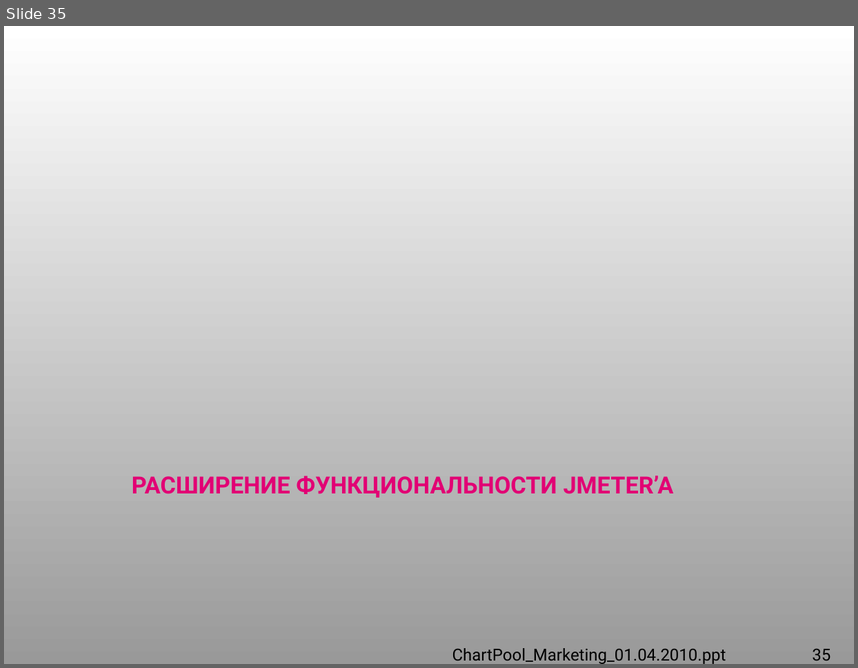
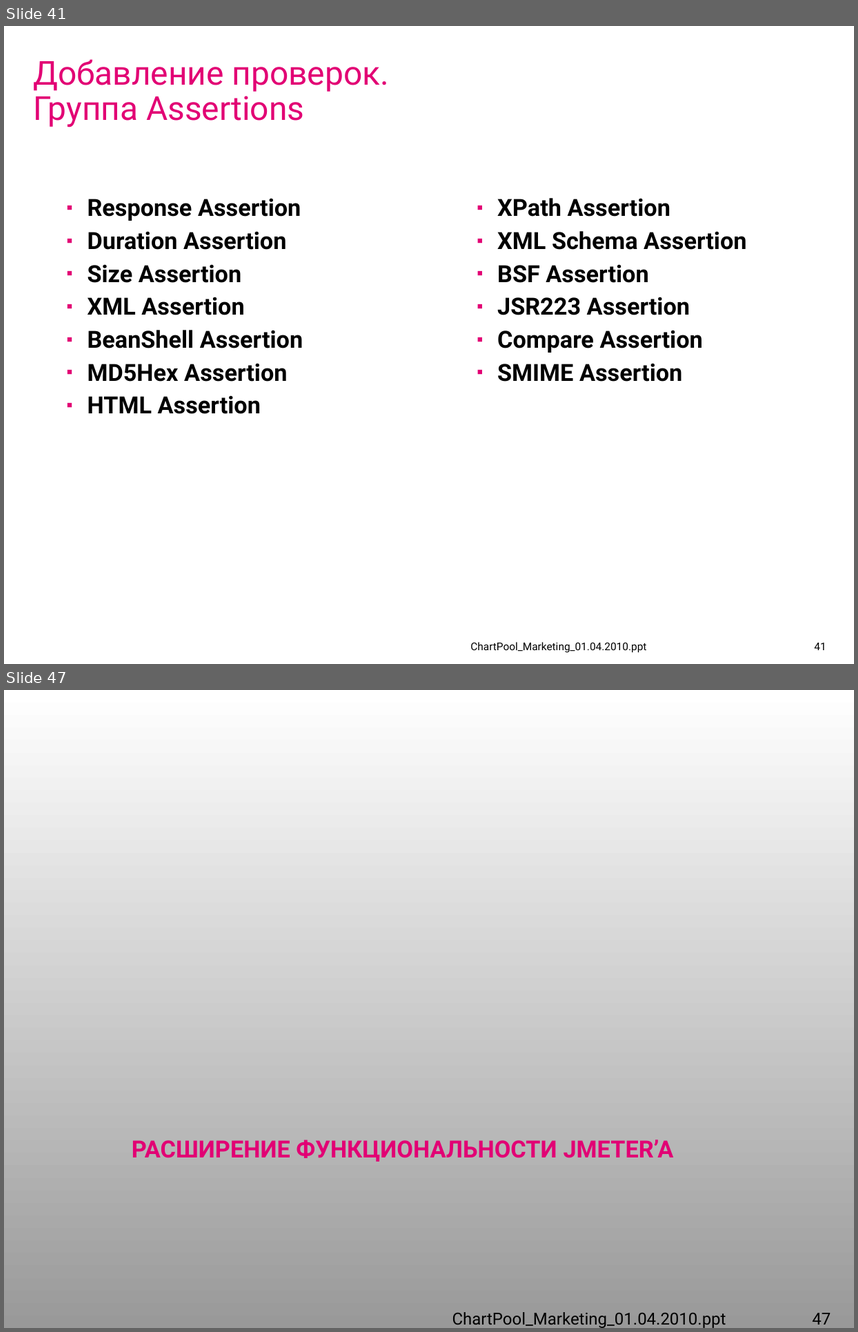
Before and after one commit to IvanCS/JMeterAvtoTestingDemo, a slide deck: documents/presentation.ppt. Shown one above the other, each under a label of ours: slide 35 before the commit, slides 41 and 47 after it; the slides between them are not shown. The pictures are 858x668 and 858x1332 pixels, drawn with LibreOffice and Linux fonts; fonts in the diff are those of the drawing; background and template pictures are left out. Boxes give left, top, right and bottom in pixels: in the first picture for what was removed or moved away, otherwise in the second. Text is boxed around its words. In the diff, an @@ line names an element or a change of style, - is before the commit and + after.

```diff
--- a/documents/presentation.ppt
+++ b/documents/presentation.ppt
@@ slide 41 added at [4,26,854,664], background #FFFFFF @@
@@ title added at [33,59,389,127], 28 pt, text #E20074 @@
+Добавление проверок.
+Группа Assertions
@@ text added at [87,198,303,414], 20 pt, text #000000, bold @@
+▪ Response Assertion
+▪ Duration Assertion
+▪ Size Assertion
+▪ XML Assertion
+▪ BeanShell Assertion
+▪ MD5Hex Assertion
+▪ HTML Assertion
@@ text added at [497,198,746,381], 20 pt, text #000000, bold @@
+▪ XPath Assertion
+▪ XML Schema Assertion
+▪ BSF Assertion
+▪ JSR223 Assertion
+▪ Compare Assertion
+▪ SMIME Assertion
@@ text added at [470,641,646,653], 9 pt, text #000000 @@
+ChartPool_Marketing_01.04.2010.ppt
@@ page number added at [814,642,826,650], 9 pt, text #000000 @@
+41
@@ what was slide 35 is now slide 47 @@
@@ page number at [812,1312,831,1324]: text changed @@
-35
+47
```
Also in this commit, not shown: 9 slides changed, 11 other slides added, 26 other files.
